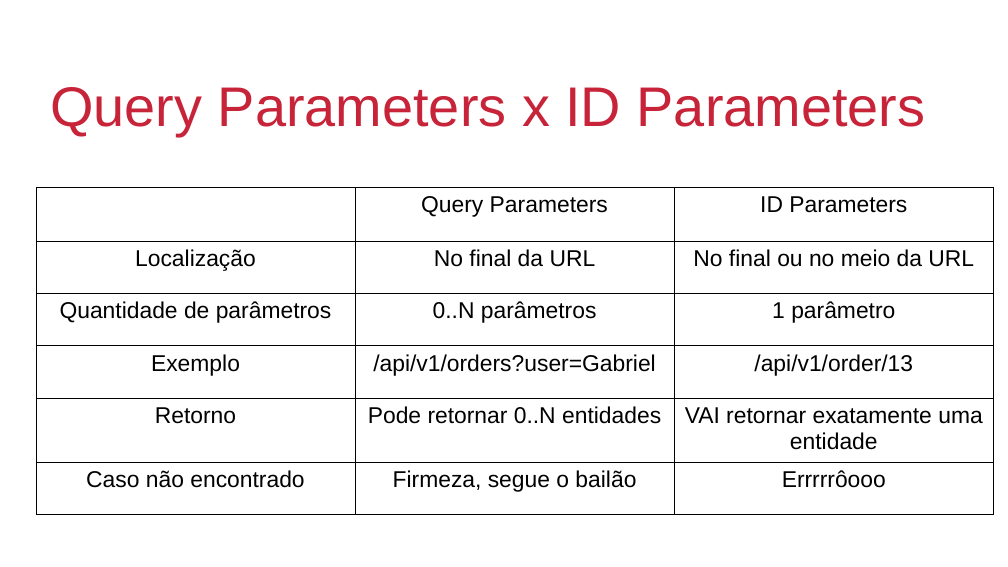
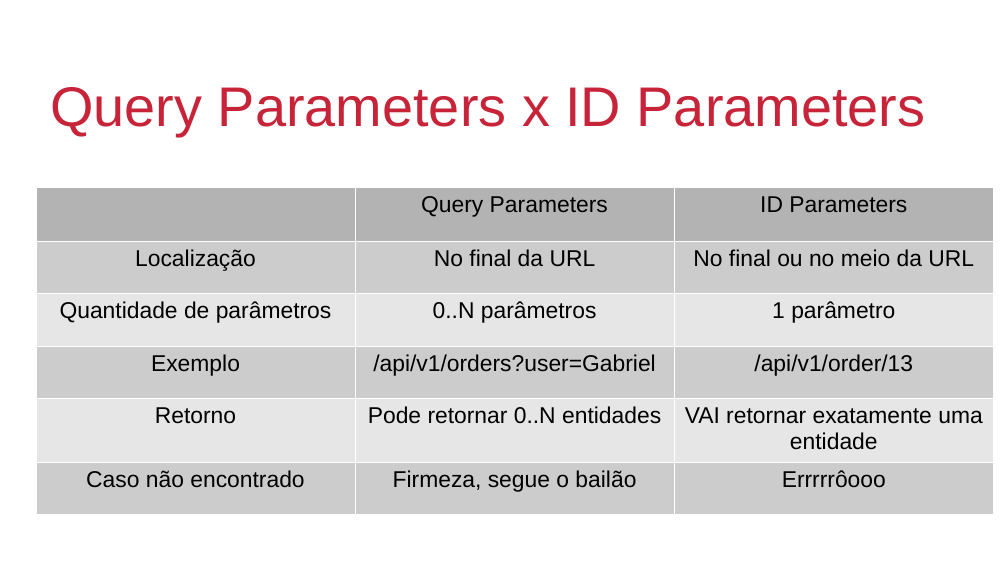
Before and after one commit to gabrielschreiner-cit/pair-learning-api-design, a slide deck: slide 11 of api_slides.odp. Drawn at 1008x567 pixels with LibreOffice and Linux fonts; fonts in the diff are those of the drawing; background and template pictures are left out. Boxes give left, top, right and bottom in pixels: in the first picture for what was removed or moved away, otherwise in the second. Text is boxed around its words. In the diff, an @@ line names an element or a change of style, - is before the commit and + after.

```diff
--- a/api_slides.odp
+++ b/api_slides.odp
@@ table at (x1=36, y1=188, x2=993, y2=511) @@
@@ fill none to #B3B3B3 in 2 cells @@
@@ fill none to #CCCCCC in 9 cells @@
@@ fill none to #E6E6E6 in 6 cells @@
@@ borders changed @@
```
Also in this commit, not shown: 1 slide added, 1 slide removed, 1 other file.
